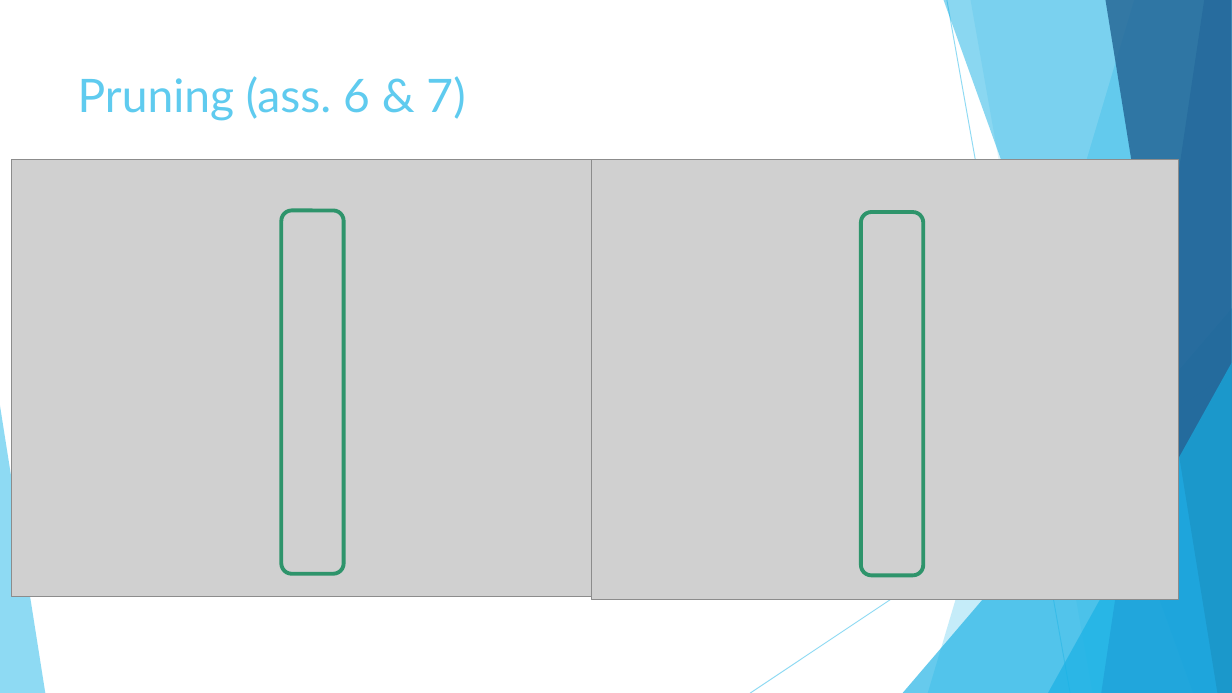
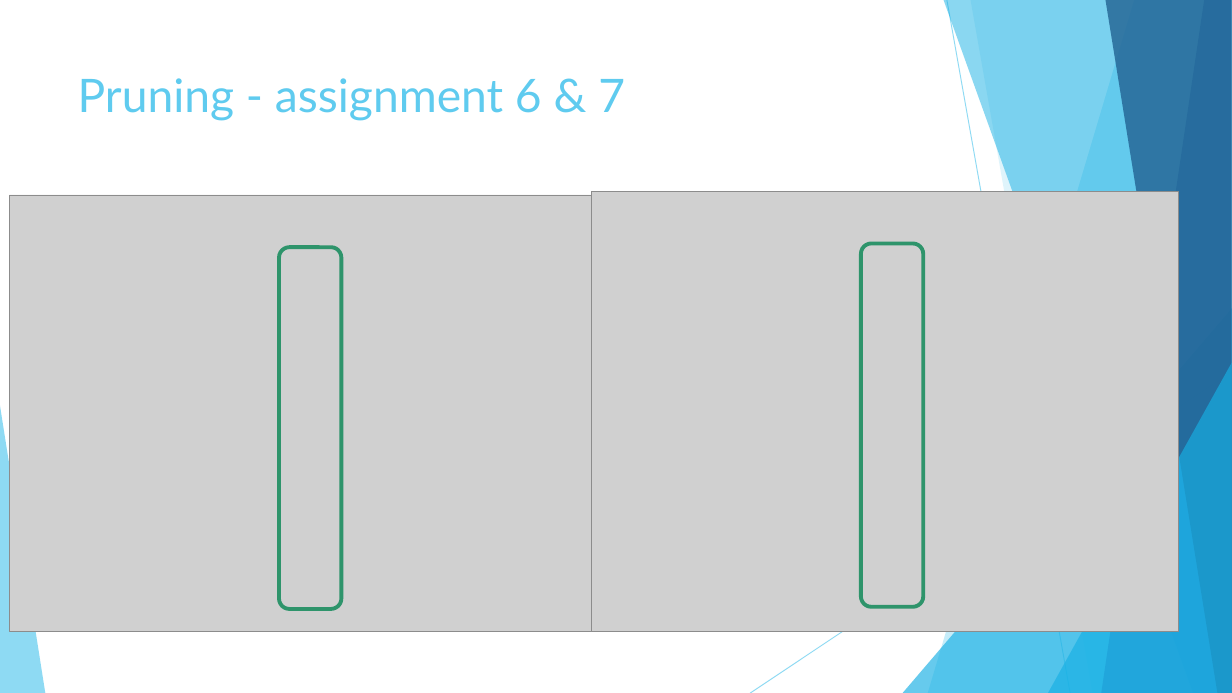
Before and after one commit to Ivan-Klabucar/Machine-Learning, a slide deck: slide 10 of Presentation3.pptx. Drawn at 1232x693 pixels with LibreOffice and Linux fonts; fonts in the diff are those of the drawing; grey boxes stand for pictures. Boxes give left, top, right and bottom in pixels: in the first picture for what was removed or moved away, otherwise in the second. Text is boxed around its words. In the diff, an @@ line names an element or a change of style, - is before the commit and + after.

Commit message:
final changes to presentation

```diff
--- a/Presentation3.pptx
+++ b/Presentation3.pptx
@@ title at (78, 78, 625, 121): text changed @@
-Pruning (ass. 6 & 7)
+Pruning - assignment 6 & 7
@@ picture: place and size @@
-picture at (12, 160, 594, 596)
+picture at (9, 195, 592, 631)
@@ picture: place and size @@
-picture at (592, 160, 1178, 600)
+picture at (592, 191, 1178, 631)
@@ rounded rectangle: place and size @@
-rounded rectangle at (281, 211, 343, 574)
+rounded rectangle at (279, 248, 341, 609)
@@ rounded rectangle: place and size @@
-rounded rectangle at (861, 212, 923, 575)
+rounded rectangle at (861, 244, 923, 607)
```
Also in this commit, not shown: 8 other slides changed.
